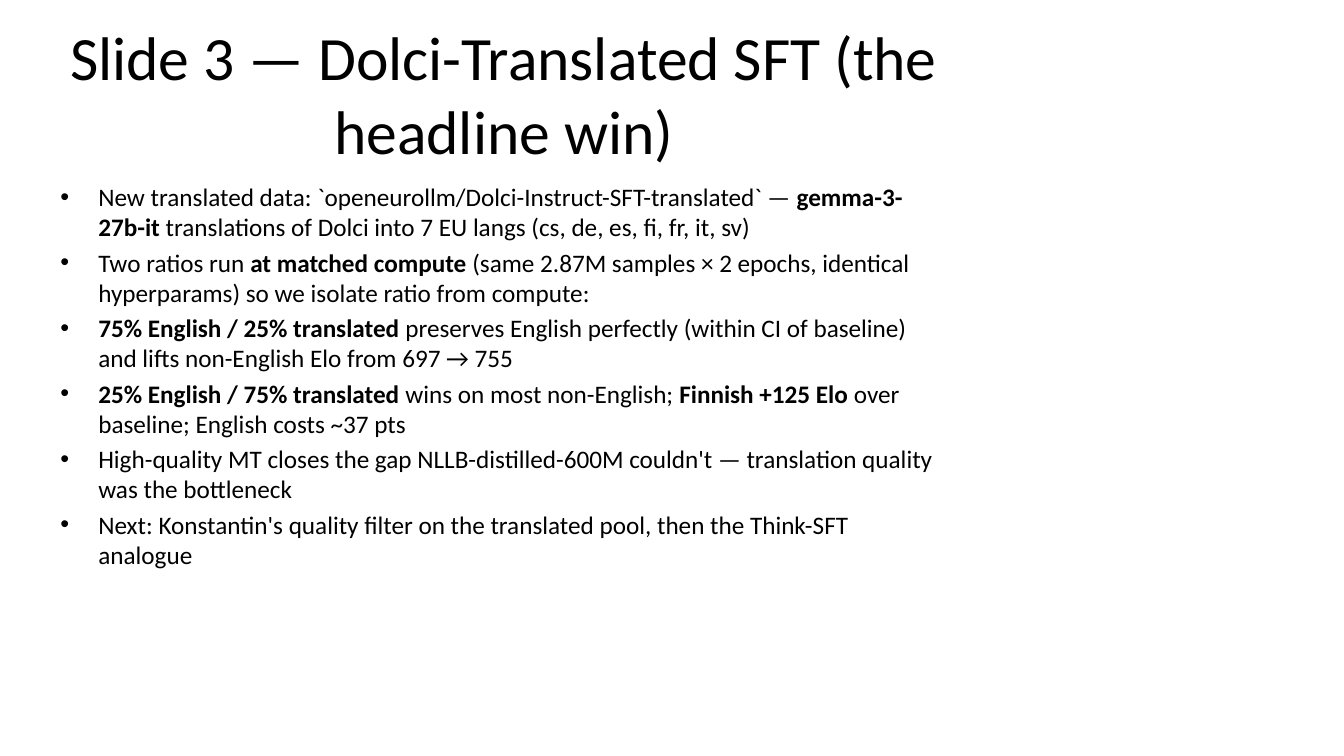
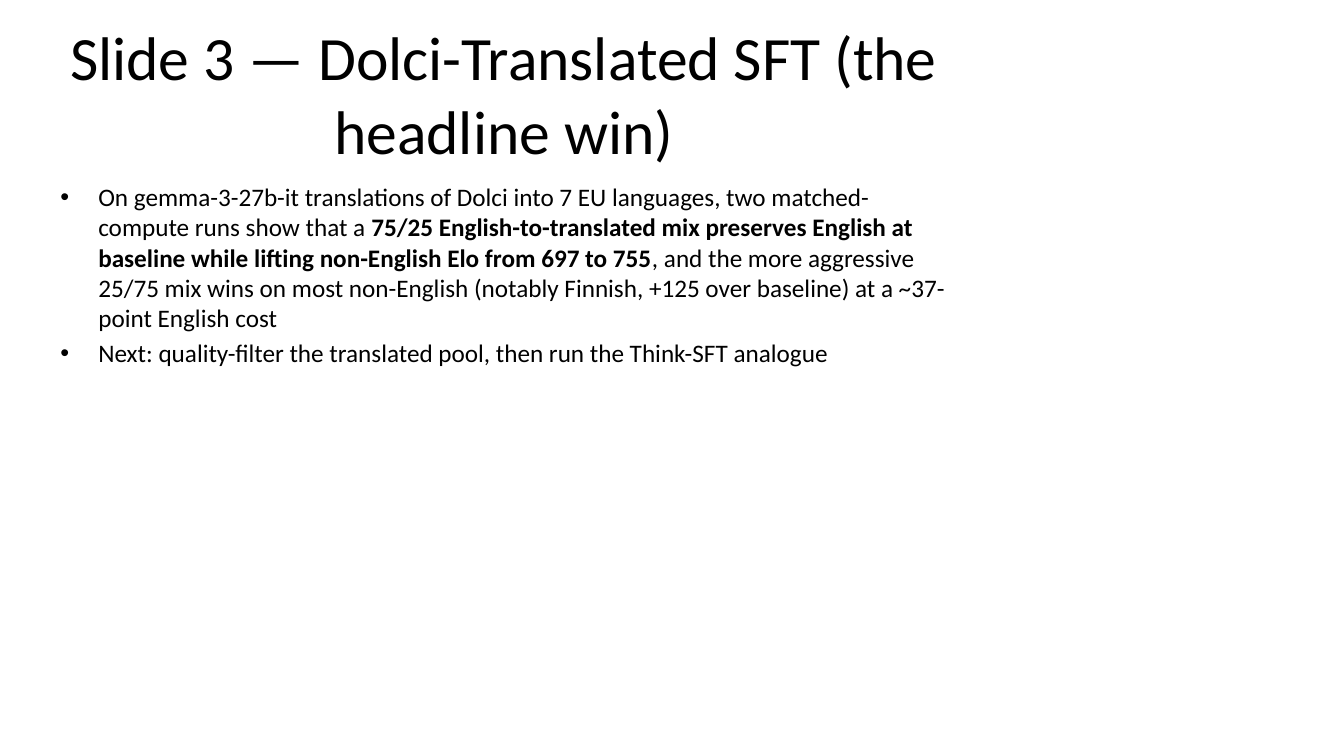
Before and after one commit to ferreirafabio/open-instruct, a slide deck: slide 4 of oellm/meetings/llms4eu_wp4/2026-04-28.pptx. Drawn at 1344x756 pixels with LibreOffice and Linux fonts; fonts in the diff are those of the drawing. Boxes give left, top, right and bottom in pixels: in the first picture for what was removed or moved away, otherwise in the second. Text is boxed around its words. In the diff, an @@ line names an element or a change of style, - is before the commit and + after.

```diff
--- a/oellm/meetings/llms4eu_wp4/2026-04-28.pptx
+++ b/oellm/meetings/llms4eu_wp4/2026-04-28.pptx
@@ text at <box>98,188,945,367</box>: text changed @@
-• New translated data: `openeurollm/Dolci-Instruct-SFT-translated` — gemma-3-27b-it translations of Dolci into 7 EU langs (cs, de, es, fi, fr, it, sv)
-• Two ratios run at matched compute (same 2.87M samples × 2 epochs, identical hyperparams) so we isolate ratio from compute:
-• 75% English / 25% translated preserves English perfectly (within CI of baseline) and lifts non-English Elo from 697 → 755
-• 25% English / 75% translated wins on most non-English; Finnish +125 Elo over baseline; English costs ~37 pts
-• High-quality MT closes the gap NLLB-distilled-600M couldn't — translation quality was the bottleneck
-• Next: Konstantin's quality filter on the translated pool, then the Think-SFT analogue
+• On gemma-3-27b-it translations of Dolci into 7 EU languages, two matched-compute runs show that a 75/25 English-to-translated mix preserves English at baseline while lifting non-English Elo from 697 to 755, and the more aggressive 25/75 mix wins on most non-English (notably Finnish, +125 over baseline) at a ~37-point English cost
+• Next: quality-filter the translated pool, then run the Think-SFT analogue
```
Also in this commit, not shown: 5 other slides changed, 1 slide removed, 1 other file.
